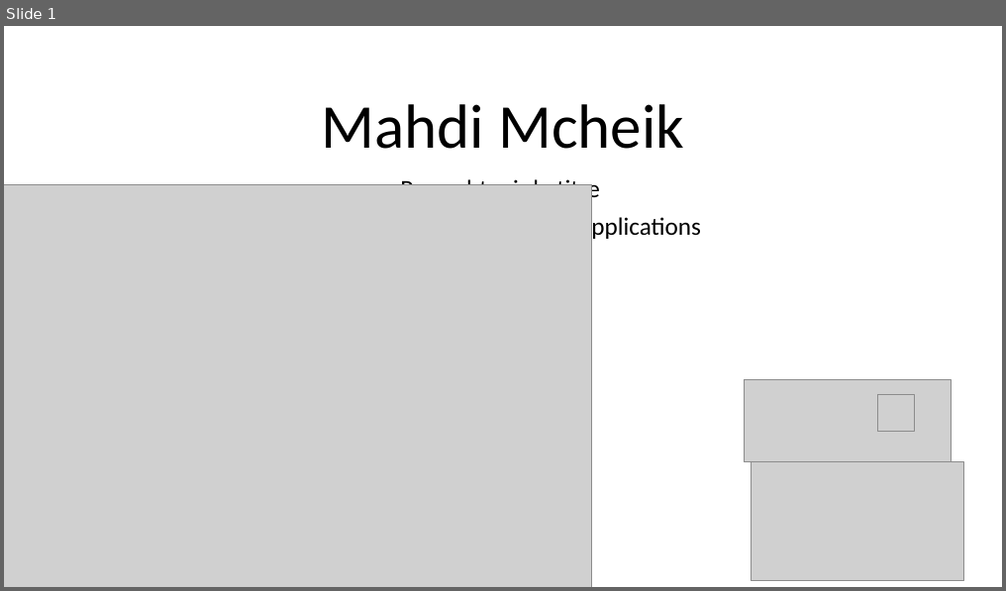
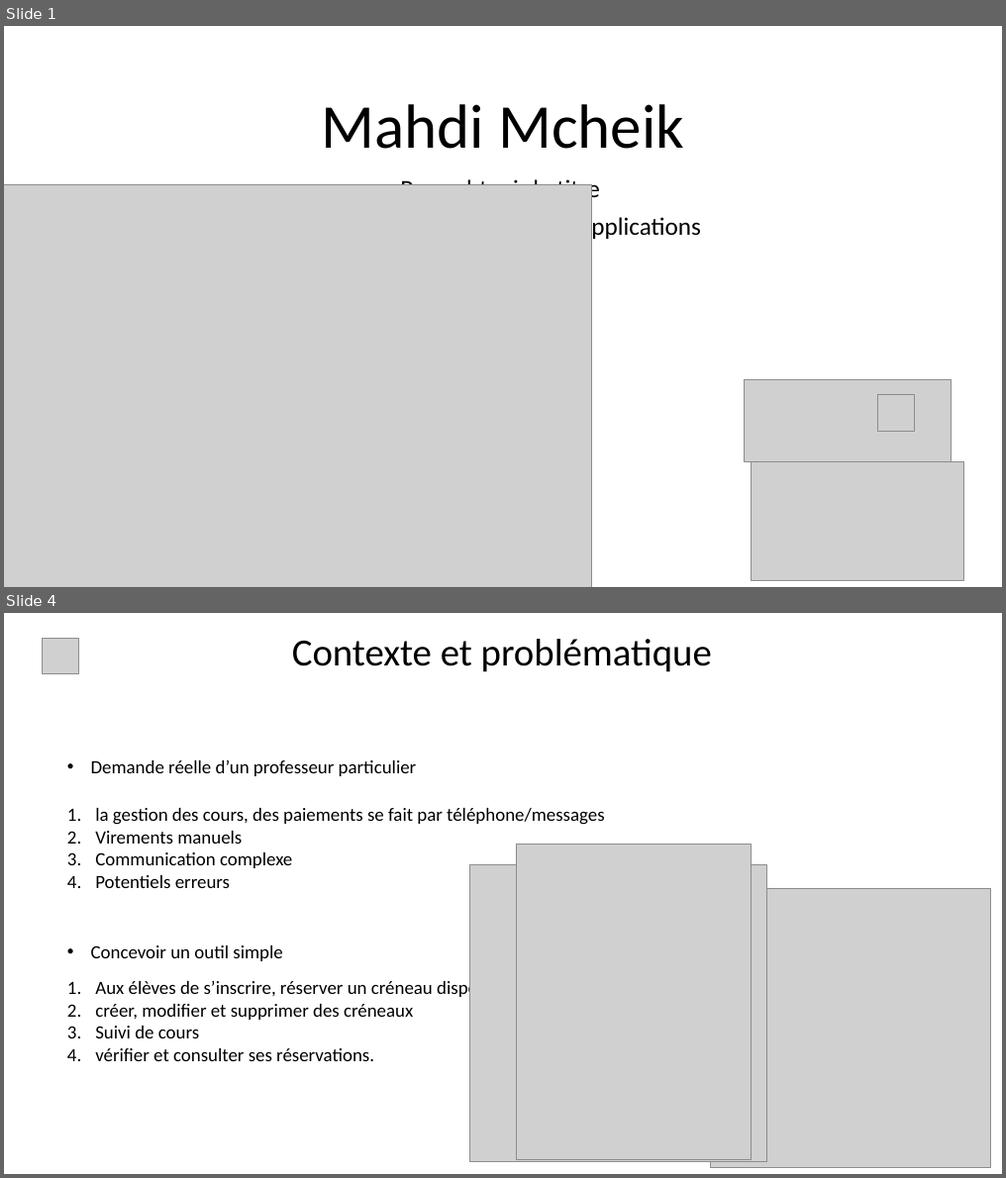
Before and after one commit to mahdimcheik/template-angular-19-dashboard, a slide deck: presentation/skill-hive.pptx. Shown one above the other, each under a label of ours: slide 1 before the commit, slides 1 and 4 after it; the slides between them are not shown. The pictures are 1006x591 and 1006x1178 pixels, drawn with LibreOffice and Linux fonts; fonts in the diff are those of the drawing; grey boxes stand for pictures; background and template pictures are left out. Boxes give left, top, right and bottom in pixels: in the first picture for what was removed or moved away, otherwise in the second. Text is boxed around its words. In the diff, an @@ line names an element or a change of style, - is before the commit and + after.

```diff
--- a/presentation/skill-hive.pptx
+++ b/presentation/skill-hive.pptx
@@ slide 4 added at (x1=4, y1=613, x2=1002, y2=1174), background picture (left out) @@
@@ picture added at (x1=42, y1=638, x2=78, y2=673) @@
@@ subtitle added at (x1=292, y1=639, x2=712, y2=672), 37 pt, text #000000 @@
+Contexte et problématique
@@ text added at (x1=91, y1=761, x2=417, y2=776), 18 pt, text #000000 @@
+• Demande réelle d’un professeur particulier
@@ text added at (x1=95, y1=808, x2=604, y2=888), 18 pt, text #000000 @@
+1. la gestion des cours, des paiements se fait par téléphone/messages
+2. Virements manuels
+3. Communication complexe
+4. Potentiels erreurs
@@ picture added at (x1=516, y1=845, x2=751, y2=1159) @@
@@ picture added at (x1=469, y1=864, x2=767, y2=1161) @@
@@ picture added at (x1=711, y1=888, x2=991, y2=1168) @@
@@ text added at (x1=91, y1=946, x2=282, y2=961), 18 pt, text #000000 @@
+• Concevoir un outil simple
@@ text added at (x1=95, y1=979, x2=515, y2=1061), 18 pt, text #000000 @@
+1. Aux élèves de s’inscrire, réserver un créneau disponible
+2. créer, modifier et supprimer des créneaux
+3. Suivi de cours
+4. vérifier et consulter ses réservations.
```
Also in this commit, not shown: 2 slides changed, 4 other slides added, 2 slides removed, 9 other files.
